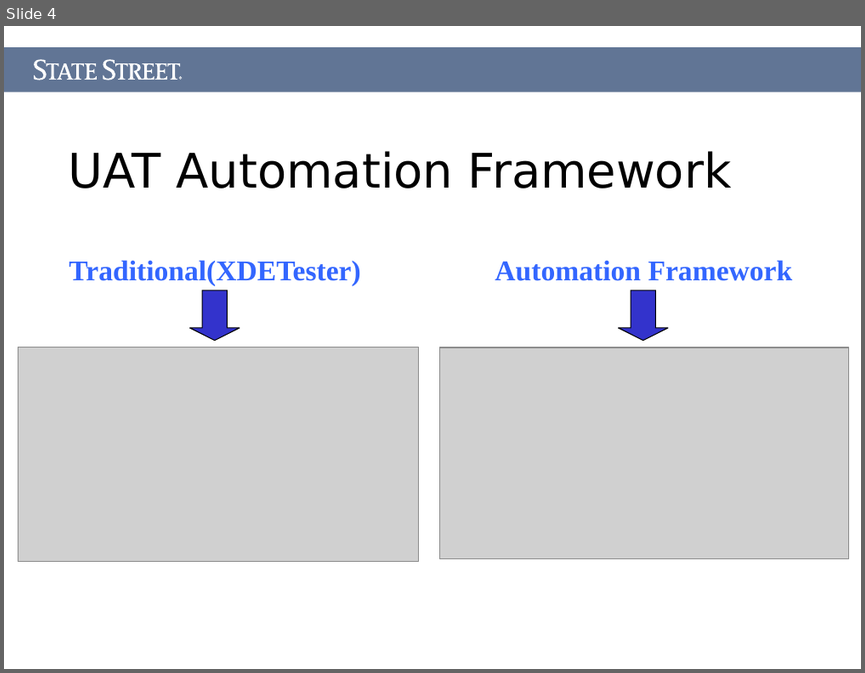
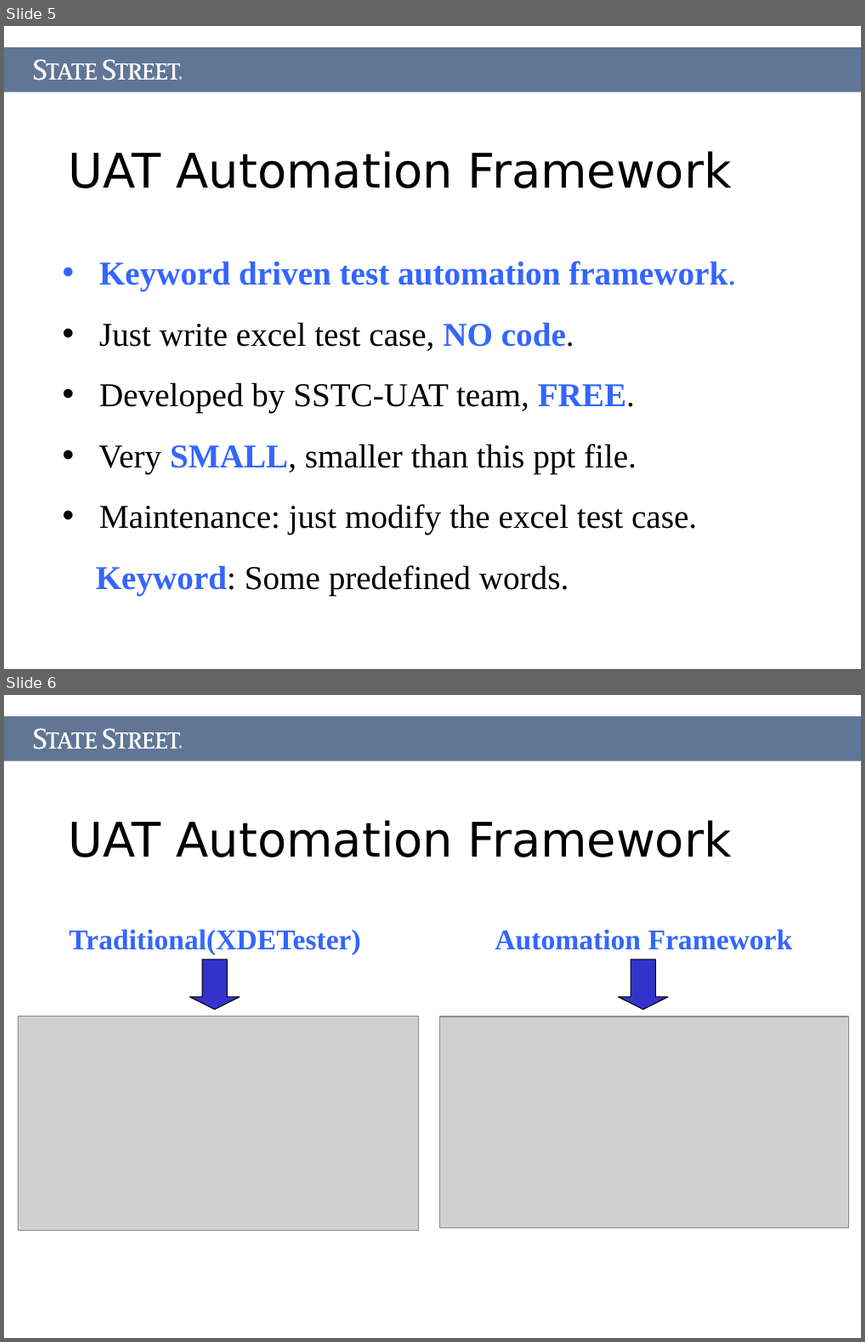
Before and after one commit to Letractively/autotester, a slide deck: Document/AutoTester.ppt. Shown one above the other, each under a label of ours: slide 4 before the commit, slides 5 and 6 after it. The pictures are 865x673 and 865x1342 pixels, drawn with LibreOffice and Linux fonts; fonts in the diff are those of the drawing; grey boxes stand for pictures. Boxes give left, top, right and bottom in pixels: in the first picture for what was removed or moved away, otherwise in the second. Text is boxed around its words. In the diff, an @@ line names an element or a change of style, - is before the commit and + after.

```diff
--- a/Document/AutoTester.ppt
+++ b/Document/AutoTester.ppt
@@ slide 5 added at box(4, 26, 861, 669), background #FFFFFF @@
@@ rectangle added at box(4, 47, 861, 92), fill #617595 @@
@@ freeform shape added at box(34, 59, 181, 80), fill #FFFFFF @@
@@ freeform shape added at box(179, 76, 182, 80), fill #FFFFFF @@
@@ title added at box(69, 151, 732, 188), 40 pt, text #000000 @@
+UAT Automation Framework
@@ text added at box(96, 261, 736, 596), 28 pt, text #000000 @@
+• Keyword driven test automation framework.
+• Just write excel test case, NO code.
+• Developed by SSTC-UAT team, FREE.
+• Very SMALL, smaller than this ppt file.
+• Maintenance: just modify the excel test case.
+Keyword: Some predefined words.
@@ what was slide 4 is now slide 6 @@
```
Also in this commit, not shown: 3 slides changed, 3 other slides added, 6 slides removed, 16 other files.
